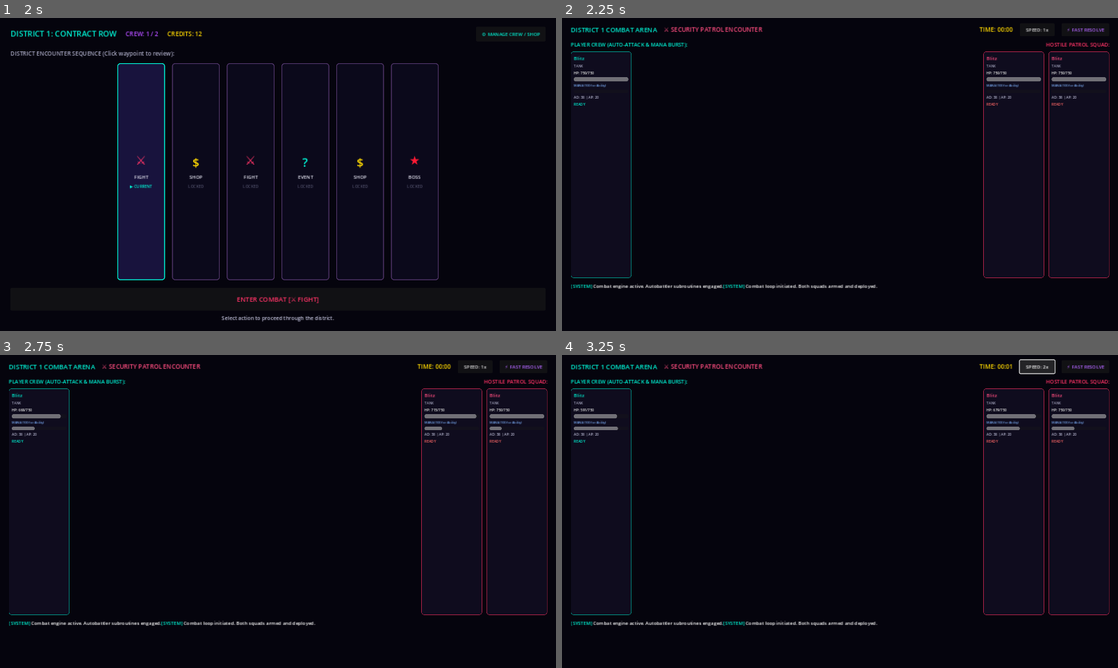
Above: before the commit, frames 1-4 (two rows, left to right).
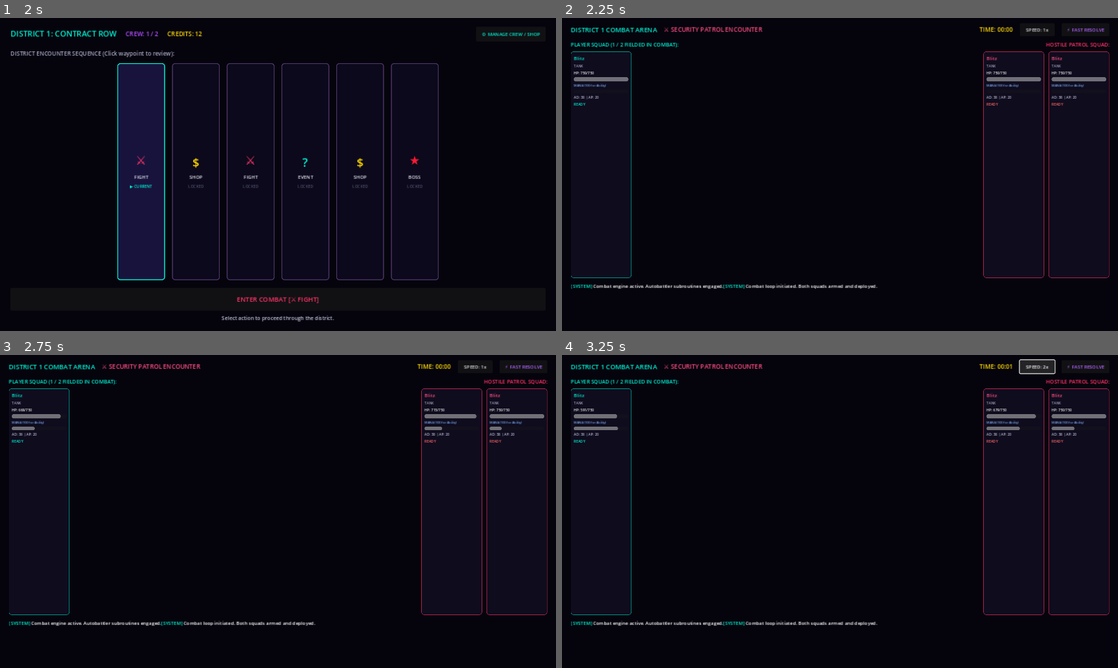
Above: after the commit, the same moments.

Repository: TheStickface/Cyberstack
Game: Godot game, scene res://src/ui/screens/Main.tscn
Two runs of this game, one before a commit and one after it. Both use one fixed random seed, a clock stepped at 60 frames per second and the inputs below.
Inputs:
- Up to frame 1 (2 s): click "[INITIATE JOB / NEW RUN]" at 0.5 s; click "▶ [LOCK IN & DEPLOY]" at 1.25 s
- Up to frame 2 (2.25 s): click "ENTER COMBAT [⚔ FIGHT]" at 2 s
- Up to frame 3 (2.75 s): no input
- Up to frame 4 (3.25 s): click "SPEED: 1x" at 2.75 s

Frame 1 is identical in both runs. In frame 2, 0.2% of the frame differs, in the area x 5-23%, y 7-10%; in frame 3, 0.2%; in frame 4, 0.2%.

Commit message:
feat(ui): add clear district crew limit indicators and bench standby status across prep screen and combat arena

Diff:
--- a/src/ui/screens/CombatMockArena.gd
+++ b/src/ui/screens/CombatMockArena.gd
@@ -72,6 +72,12 @@
 	if combat_type_label:
 		combat_type_label.text = "★ DISTRICT BOSS CLASH" if is_boss else "⚔ SECURITY PATROL ENCOUNTER"
 		combat_type_label.add_theme_color_override("font_color", Color(1, 0.1, 0.2) if is_boss else Color(1, 0.3, 0.5))
+
+	var crew_size = combat_payload.get("player_crew", []).size()
+	var max_cap = Constants.DISTRICT_CREW_LIMITS.get(dist_id, 2)
+	var player_header: Label = get_node_or_null("Margin/VBox/Arena/PlayerSide/PlayerHeader")
+	if player_header:
+		player_header.text = "PLAYER SQUAD (%d / %d FIELDED IN COMBAT):" % [crew_size, max_cap]
 
 	_initialize_squads()
 	battle_time = 0.0
--- a/src/ui/screens/PrepScreen.gd
+++ b/src/ui/screens/PrepScreen.gd
@@ -61,7 +61,14 @@
 	if district_label:
 		district_label.text = "DISTRICT %d" % crew_mgr.current_district
 	if crew_count_label:
-		crew_count_label.text = "CREW: %d / %d" % [crew_mgr.fielded_units.size(), crew_mgr.get_max_field_units()]
+		var max_units = crew_mgr.get_max_field_units()
+		var cur_units = crew_mgr.fielded_units.size()
+		if cur_units >= max_units:
+			crew_count_label.text = "CREW: %d / %d (DISTRICT MAX)" % [cur_units, max_units]
+			crew_count_label.add_theme_color_override("font_color", Color(1, 0.85, 0))
+		else:
+			crew_count_label.text = "CREW: %d / %d" % [cur_units, max_units]
+			crew_count_label.add_theme_color_override("font_color", Color(0, 0.95, 0.83))
 	if gold_label:
 		gold_label.text = "%s: %d" % [Constants.CURRENCY_NAME.to_upper(), shop_mgr.gold]
 
@@ -186,7 +193,11 @@
 			if success:
 				_set_status("Deployed %s to field." % unit.unit_resource.display_name, false)
 			else:
-				_set_status("Field is full for District %d." % crew_mgr.current_district, true)
+				_set_status("Field is full (%d/%d for District %d). Bench an active unit to swap!" % [
+					crew_mgr.fielded_units.size(),
+					crew_mgr.get_max_field_units(),
+					crew_mgr.current_district
+				], true)
 	_refresh_all()
 
 func _on_unit_sell(unit: UnitInstance) -> void:
